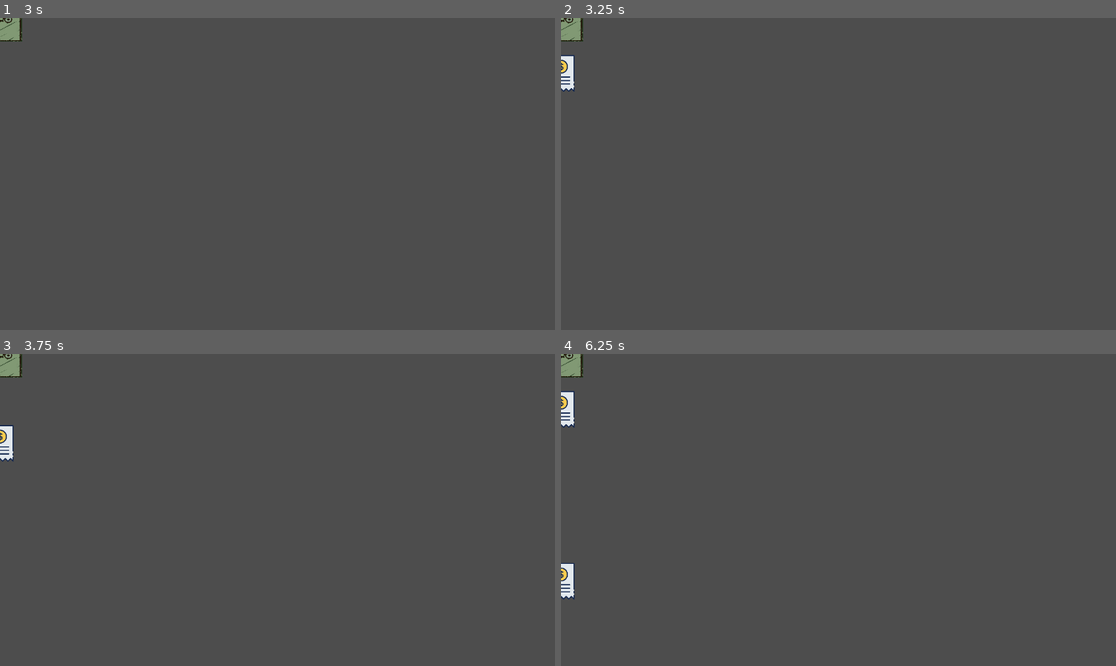
Above: before the commit, frames 1-4 (two rows, left to right).
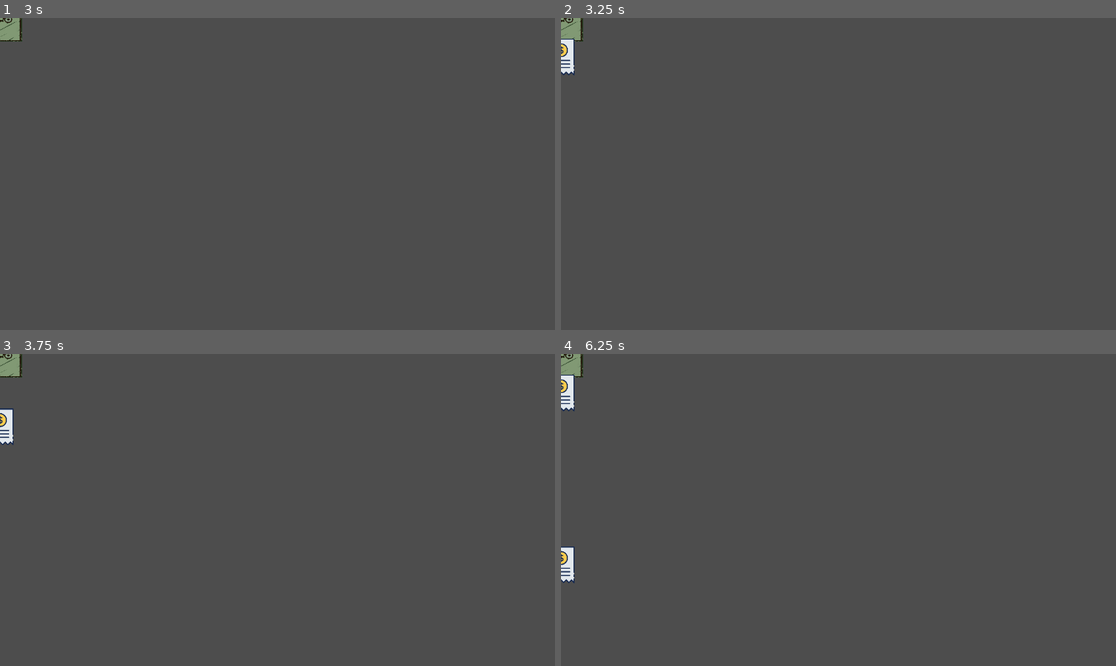
Above: after the commit, the same moments.

Repository: agreene5/Loads-O-Money
Game: Godot game, scene res://income_tax.tscn
The game is run twice, just before and just after one commit, with the same random seed, the same clock (stepped at 60 frames per second) and the same inputs. This scene is started directly instead of the project's main scene.
Inputs (mouse positions are in pixels of both pictures, inside the frame that each line leads up to):
- Up to frame 1 (3 s): tap Enter at 0.5, 2 s; move the mouse to (399, 158) at 0.52 s; tap E every 0.75 s from 0.6 to 2.85 s; click (399, 158) at 0.67 s; tap Space at 1.25, 2.75 s; move the mouse to (166, 189) at 1.27 s; click (166, 189) at 1.42 s; move the mouse to (333, 105) at 2.02 s; click (333, 105) at 2.17 s; move the mouse to (249, 236) at 2.77 s; click (249, 236) at 2.92 s
- Up to frame 2 (3.25 s): no input
- Up to frame 3 (3.75 s): move the mouse to (444, 556) at 3.52 s; tap E at 3.6 s; click (444, 556) at 3.67 s
- Up to frame 4 (6.25 s): move the mouse to (672, 463) at 4.27 s; tap E at 4.35, 5.1, 5.85 s; click (672, 463) at 4.42 s; move the mouse to (866, 510) at 5.02 s; click (866, 510) at 5.17 s; move the mouse to (755, 432) at 5.77 s; click (755, 432) at 5.92 s

Frame 1 is identical in both runs. In frame 2, 0.3% of the frame differs, in the area x 0-3%, y 6-24%; in frame 3, 0.3%; in frame 4, 0.6%, in the area x 0-3%, y 6-79%.

Commit message:
Finished collisions,layering and masking of all current scenes

Diff:
--- a/gameplay_scene.tscn
+++ b/gameplay_scene.tscn
@@ -486,6 +486,7 @@
 
 [node name="Player" parent="." instance=ExtResource("3_lkgqa")]
 position = Vector2(666, 321)
+collision_layer = 2
 
 [node name="Anti-Spawn_Area" type="Area2D" parent="Player"]
 
@@ -495,6 +496,7 @@
 
 [node name="Spawn_Area" type="Area2D" parent="."]
 visible = false
+collision_mask = 7
 script = ExtResource("10_it5n0")
 
 [node name="Overall_Spawn_Area" type="CollisionShape2D" parent="Spawn_Area"]
--- a/income_tax.tscn
+++ b/income_tax.tscn
@@ -7,6 +7,8 @@
 size = Vector2(92, 98)
 
 [node name="Income_Tax" type="CharacterBody2D"]
+collision_layer = 2
+collision_mask = 3
 
 [node name="Income_Tax_Sprite" type="Sprite2D" parent="."]
 scale = Vector2(0.12, 0.1)
--- a/income_tax_projectile.tscn
+++ b/income_tax_projectile.tscn
@@ -4,9 +4,11 @@
 [ext_resource type="Texture2D" uid="uid://dmwbvuduc13n1" path="res://Temp_Assets/Temp_Tax_Assets/Temp_Tax_Enemy_Projectile.png" id="1_wh8bn"]
 
 [sub_resource type="RectangleShape2D" id="RectangleShape2D_r4npx"]
-size = Vector2(58, 76)
+size = Vector2(56, 76)
 
 [node name="Income_Tax_Projectile" type="RigidBody2D"]
+collision_layer = 4
+collision_mask = 5
 script = ExtResource("1_2xvv4")
 
 [node name="Income_Tax_Projectile_Sprite" type="Sprite2D" parent="."]
--- a/player.tscn
+++ b/player.tscn
@@ -9,6 +9,8 @@
 size = Vector2(50, 50)
 
 [node name="Player" type="CharacterBody2D"]
+collision_layer = 4
+collision_mask = 3
 
 [node name="Player_Movement" type="Node2D" parent="."]
 position = Vector2(607, 282)
--- a/player_1000_check_shot.tscn
+++ b/player_1000_check_shot.tscn
@@ -6,8 +6,8 @@
 [sub_resource type="RectangleShape2D" id="RectangleShape2D_0x6im"]
 
 [node name="Player_1000_Check_Shot" type="RigidBody2D"]
-collision_layer = 2
-collision_mask = 2
+collision_layer = 4
+collision_mask = 4
 mass = 30.0
 script = ExtResource("1_6ktl8")
 
--- a/player_100_check_shot.tscn
+++ b/player_100_check_shot.tscn
@@ -6,8 +6,8 @@
 [sub_resource type="RectangleShape2D" id="RectangleShape2D_dga3a"]
 
 [node name="Player_100_Check_Shot" type="RigidBody2D"]
-collision_layer = 2
-collision_mask = 2
+collision_layer = 4
+collision_mask = 4
 mass = 6.0
 script = ExtResource("1_0aam1")
 
--- a/player_200_check_shot.tscn
+++ b/player_200_check_shot.tscn
@@ -6,8 +6,8 @@
 [sub_resource type="RectangleShape2D" id="RectangleShape2D_0mfun"]
 
 [node name="Player_200_Check_Shot" type="RigidBody2D"]
-collision_layer = 2
-collision_mask = 2
+collision_layer = 4
+collision_mask = 4
 mass = 10.0
 script = ExtResource("1_jawaa")
 
--- a/player_500_check_shot.tscn
+++ b/player_500_check_shot.tscn
@@ -6,8 +6,8 @@
 [sub_resource type="RectangleShape2D" id="RectangleShape2D_824l6"]
 
 [node name="Player_500_Check_Shot" type="RigidBody2D"]
-collision_layer = 2
-collision_mask = 2
+collision_layer = 4
+collision_mask = 4
 mass = 16.0
 script = ExtResource("1_nblfr")
 
--- a/player_dime_coin_shot.tscn
+++ b/player_dime_coin_shot.tscn
@@ -10,8 +10,8 @@
 radius = 55.5556
 
 [node name="Player_Dime_Coin_Shot" type="RigidBody2D"]
-collision_layer = 2
-collision_mask = 3
+collision_layer = 4
+collision_mask = 5
 mass = 0.1
 physics_material_override = SubResource("PhysicsMaterial_ttk0f")
 linear_damp = 0.08
--- a/player_grant_dollar_shot.tscn
+++ b/player_grant_dollar_shot.tscn
@@ -7,8 +7,8 @@
 size = Vector2(52, 22)
 
 [node name="Player_Grant_Dollar_Shot" type="RigidBody2D"]
-collision_layer = 2
-collision_mask = 3
+collision_layer = 4
+collision_mask = 5
 linear_damp = 0.15
 script = ExtResource("1_futbe")
 
--- a/player_jackson_dollar_shot.tscn
+++ b/player_jackson_dollar_shot.tscn
@@ -7,8 +7,8 @@
 size = Vector2(52, 22)
 
 [node name="Player_Jackson_Dollar_Shot" type="RigidBody2D"]
-collision_layer = 2
-collision_mask = 3
+collision_layer = 4
+collision_mask = 5
 linear_damp = 0.15
 script = ExtResource("1_du7jk")
 
--- a/player_lincoln_dollar_shot.tscn
+++ b/player_lincoln_dollar_shot.tscn
@@ -7,8 +7,8 @@
 size = Vector2(52, 22)
 
 [node name="Player_Lincoln_Dollar_Shot" type="RigidBody2D"]
-collision_layer = 2
-collision_mask = 3
+collision_layer = 4
+collision_mask = 5
 linear_damp = 0.15
 script = ExtResource("1_rrsk0")
 
--- a/player_nickel_coin_shot.tscn
+++ b/player_nickel_coin_shot.tscn
@@ -10,8 +10,8 @@
 radius = 63.5059
 
 [node name="Player_Nickel_Coin_Shot" type="RigidBody2D"]
-collision_layer = 2
-collision_mask = 3
+collision_layer = 4
+collision_mask = 5
 mass = 0.2
 physics_material_override = SubResource("PhysicsMaterial_y7f1y")
 linear_damp = 0.08
--- a/player_penny_coin_shot.tscn
+++ b/player_penny_coin_shot.tscn
@@ -10,8 +10,8 @@
 radius = 5.0
 
 [node name="Player_Penny_Coin_Shot" type="RigidBody2D"]
-collision_layer = 2
-collision_mask = 3
+collision_layer = 4
+collision_mask = 5
 mass = 0.15
 physics_material_override = SubResource("PhysicsMaterial_fs2dq")
 linear_damp = 0.08
--- a/player_quarter_coin_shot.tscn
+++ b/player_quarter_coin_shot.tscn
@@ -11,8 +11,8 @@
 radius = 66.6667
 
 [node name="Player_Quarter_Coin_Shot" type="RigidBody2D"]
-collision_layer = 2
-collision_mask = 3
+collision_layer = 4
+collision_mask = 5
 physics_material_override = SubResource("PhysicsMaterial_63h50")
 linear_damp = 0.08
 script = ExtResource("1_1fsop")
--- a/player_washington_dollar_shot.tscn
+++ b/player_washington_dollar_shot.tscn
@@ -7,8 +7,8 @@
 size = Vector2(52, 22)
 
 [node name="Player__Washington_Dollar_Shot" type="RigidBody2D"]
-collision_layer = 2
-collision_mask = 3
+collision_layer = 4
+collision_mask = 5
 linear_damp = 0.15
 script = ExtResource("1_jyoi1")
 
--- a/project.godot
+++ b/project.godot
@@ -19,6 +19,12 @@
 
 Global_Variables="*res://Global_Variables.gd"
 
+[layer_names]
+
+2d_physics/layer_1="Walls"
+2d_physics/layer_2="Character"
+2d_physics/layer_3="Projectiles"
+
 [rendering]
 
 renderer/rendering_method="mobile"
--- a/property_tax.tscn
+++ b/property_tax.tscn
@@ -1,9 +1,14 @@
-[gd_scene load_steps=3 format=3 uid="uid://b3gci2saj8qda"]
+[gd_scene load_steps=4 format=3 uid="uid://b3gci2saj8qda"]
 
 [ext_resource type="Texture2D" uid="uid://c4lidtonhn0d3" path="res://Temp_Assets/Temp_Tax_Assets/Temp_Property_Tax.png" id="1_e0o67"]
 [ext_resource type="Script" path="res://Enemy_Tax_Shots.gd" id="2_7rp2t"]
 
+[sub_resource type="RectangleShape2D" id="RectangleShape2D_6a4gs"]
+size = Vector2(30, 108)
+
 [node name="Property_Tax" type="CharacterBody2D"]
+collision_layer = 2
+collision_mask = 3
 
 [node name="Property_Tax_Sprite" type="Sprite2D" parent="."]
 scale = Vector2(0.04, 0.11)
@@ -13,3 +18,6 @@
 position = Vector2(605, 186)
 scale = Vector2(0.04, 0.11)
 script = ExtResource("2_7rp2t")
+
+[node name="CollisionShape2D" type="CollisionShape2D" parent="."]
+shape = SubResource("RectangleShape2D_6a4gs")
--- a/proprety_tax_projectile.tscn
+++ b/proprety_tax_projectile.tscn
@@ -1,11 +1,19 @@
-[gd_scene load_steps=3 format=3 uid="uid://d4k01yb4iu7sb"]
+[gd_scene load_steps=4 format=3 uid="uid://d4k01yb4iu7sb"]
 
 [ext_resource type="Texture2D" uid="uid://dmwbvuduc13n1" path="res://Temp_Assets/Temp_Tax_Assets/Temp_Tax_Enemy_Projectile.png" id="1_aa5n6"]
 [ext_resource type="Script" path="res://proprety_tax_projectile.gd" id="1_yqdca"]
 
+[sub_resource type="RectangleShape2D" id="RectangleShape2D_37n1s"]
+size = Vector2(28, 38)
+
 [node name="Proprety_Tax_Projectile" type="RigidBody2D"]
+collision_layer = 4
+collision_mask = 5
 script = ExtResource("1_yqdca")
 
 [node name="Property_Tax_Projectile_Sprite" type="Sprite2D" parent="."]
 scale = Vector2(0.08, 0.08)
 texture = ExtResource("1_aa5n6")
+
+[node name="CollisionShape2D" type="CollisionShape2D" parent="."]
+shape = SubResource("RectangleShape2D_37n1s")
--- a/sales_tax.tscn
+++ b/sales_tax.tscn
@@ -1,9 +1,14 @@
-[gd_scene load_steps=3 format=3 uid="uid://bmsxa5rw0286l"]
+[gd_scene load_steps=4 format=3 uid="uid://bmsxa5rw0286l"]
 
 [ext_resource type="Texture2D" uid="uid://b87sgtigahaek" path="res://Temp_Assets/Temp_Tax_Assets/Temp_Sales_Tax.png" id="1_sh2p1"]
 [ext_resource type="Script" path="res://Enemy_Tax_Shots.gd" id="2_eui8e"]
 
+[sub_resource type="RectangleShape2D" id="RectangleShape2D_dnjxk"]
+size = Vector2(45, 58)
+
 [node name="Sales_Tax" type="CharacterBody2D"]
+collision_layer = 2
+collision_mask = 3
 
 [node name="Sales_Tax_Sprite" type="Sprite2D" parent="."]
 scale = Vector2(0.06, 0.06)
@@ -11,3 +16,7 @@
 
 [node name="Sales_Tax_Shot" type="Node2D" parent="."]
 script = ExtResource("2_eui8e")
+
+[node name="CollisionShape2D" type="CollisionShape2D" parent="."]
+position = Vector2(-0.5, 0)
+shape = SubResource("RectangleShape2D_dnjxk")
--- a/sales_tax_projectile.tscn
+++ b/sales_tax_projectile.tscn
@@ -1,11 +1,20 @@
-[gd_scene load_steps=3 format=3 uid="uid://byikokc33d8hx"]
+[gd_scene load_steps=4 format=3 uid="uid://byikokc33d8hx"]
 
 [ext_resource type="Script" path="res://sales_tax_projectile.gd" id="1_o43vu"]
 [ext_resource type="Texture2D" uid="uid://dmwbvuduc13n1" path="res://Temp_Assets/Temp_Tax_Assets/Temp_Tax_Enemy_Projectile.png" id="1_wgti0"]
 
+[sub_resource type="RectangleShape2D" id="RectangleShape2D_gpl8o"]
+size = Vector2(14, 19.6)
+
 [node name="Sales_Tax_Projectile" type="RigidBody2D"]
+collision_layer = 4
+collision_mask = 5
 script = ExtResource("1_o43vu")
 
 [node name="Sales_Tax_Projectile_Sprite" type="Sprite2D" parent="."]
 scale = Vector2(0.04, 0.04)
 texture = ExtResource("1_wgti0")
+
+[node name="CollisionShape2D" type="CollisionShape2D" parent="."]
+position = Vector2(2.08165e-12, 0.2)
+shape = SubResource("RectangleShape2D_gpl8o")
